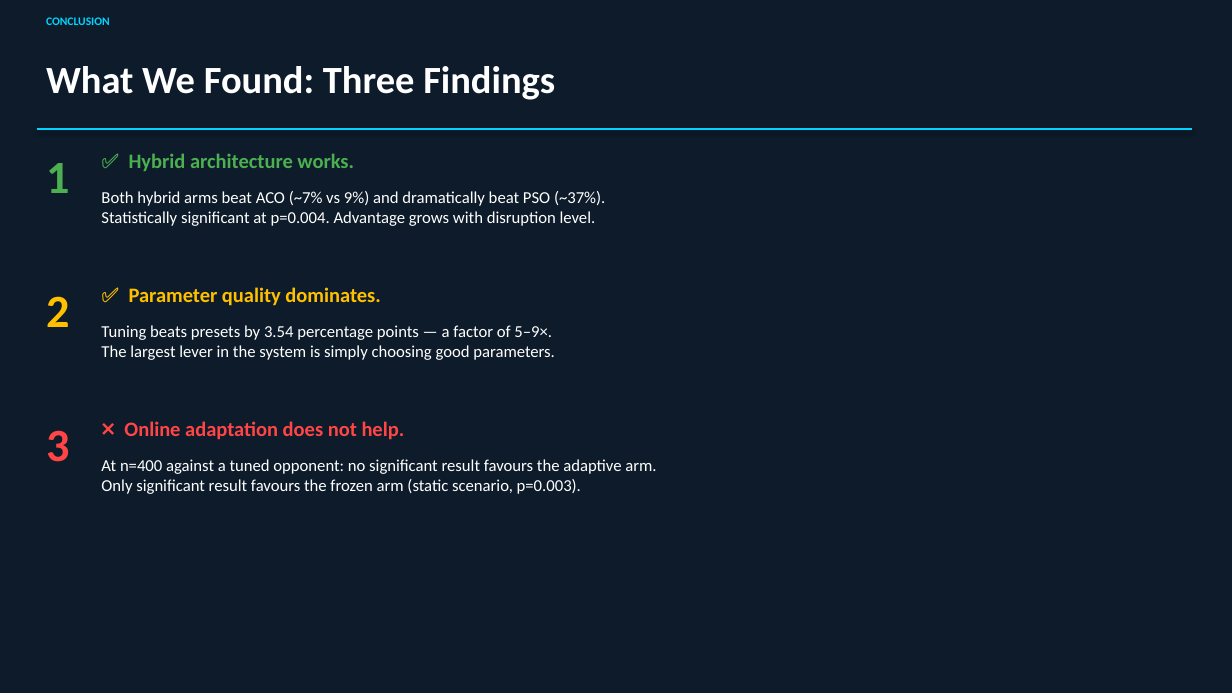
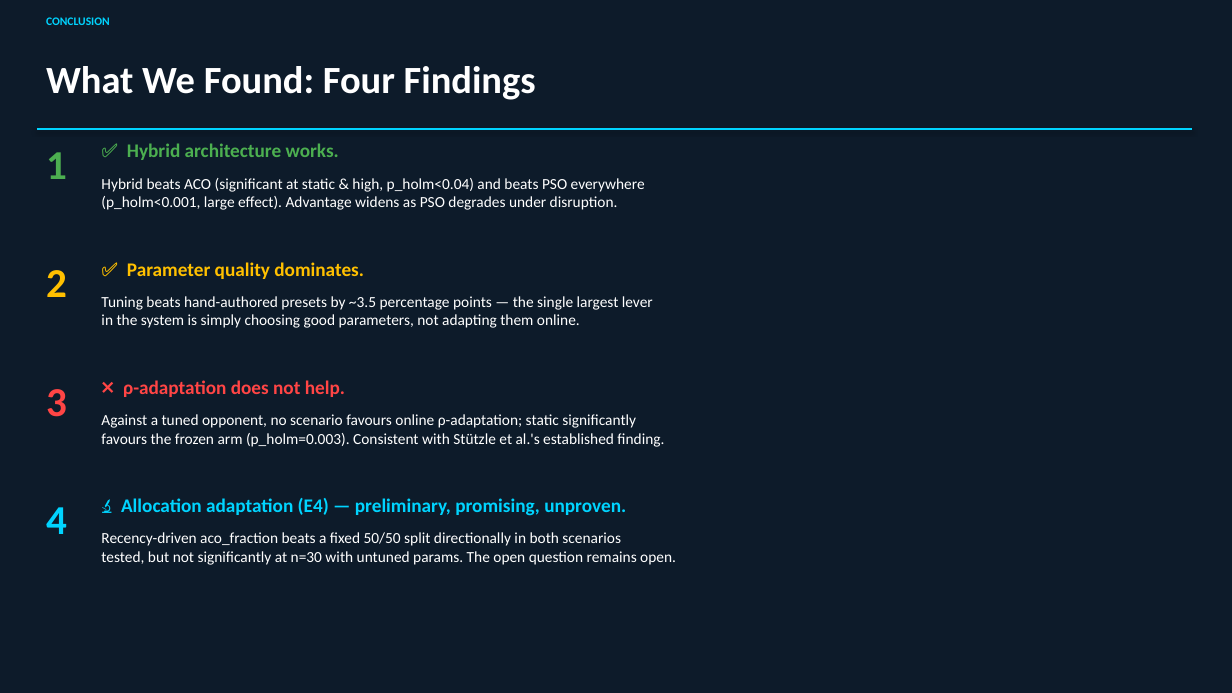
Before and after one commit to VaibhavBansal05/Dynaswarm, a slide deck: slide 31 of dynaswarm_presentation.pptx (slide 29 before the commit). Drawn at 1232x693 pixels with LibreOffice and Linux fonts; fonts in the diff are those of the drawing. Boxes give left, top, right and bottom in pixels: in the first picture for what was removed or moved away, otherwise in the second. Text is boxed around its words. In the diff, an @@ line names an element or a change of style, - is before the commit and + after.

```diff
--- a/dynaswarm_presentation.pptx
+++ b/dynaswarm_presentation.pptx
@@ text at box(46, 66, 536, 100): text changed @@
-What We Found: Three Findings
+What We Found: Four Findings
@@ text "1": place and size @@
-text "1" at box(46, 163, 69, 193)
+text "1" at box(46, 152, 67, 179)
@@ text "✅ Hybrid architecture works.": place and size @@
-text "✅ Hybrid architecture works." at box(129, 153, 354, 171)
+text "✅ Hybrid architecture works." at box(127, 143, 339, 160)
@@ text "✅ Hybrid architecture works." at box(127, 143, 339, 160): size 16 to 15 pt @@
@@ text at box(101, 178, 645, 210): text changed; size 13 to 12 pt @@
-Both hybrid arms beat ACO (~7% vs 9%) and dramatically beat PSO (~37%).
-Statistically significant at p=0.004. Advantage grows with disruption level.
+Hybrid beats ACO (significant at static & high, p_holm<0.04) and beats PSO everywhere
+(p_holm<0.001, large effect). Advantage widens as PSO degrades under disruption.
@@ text "2": place and size @@
-text "2" at box(46, 296, 69, 327)
+text "2" at box(46, 270, 67, 297)
@@ text "✅ Parameter quality dominates." at box(127, 262, 364, 279): size 16 to 15 pt @@
@@ text "✅ Parameter quality dominates.": place and size @@
-text "✅ Parameter quality dominates." at box(129, 287, 380, 306)
+text "✅ Parameter quality dominates." at box(127, 262, 364, 279)
@@ text at box(101, 296, 653, 328): text changed; size 13 to 12 pt @@
-Tuning beats presets by 3.54 percentage points — a factor of 5–9×.
-The largest lever in the system is simply choosing good parameters.
+Tuning beats hand-authored presets by ~3.5 percentage points — the single largest lever
+in the system is simply choosing good parameters, not adapting them online.
@@ size 36 to 32 pt in 3 elements at box(46, 152, 67, 179), box(46, 270, 67, 297), box(46, 389, 67, 417) @@
@@ text "3": place and size @@
-text "3" at box(46, 430, 69, 462)
+text "3" at box(46, 389, 67, 417)
@@ text at box(123, 380, 345, 397): text changed; size 16 to 15 pt @@
-❌ Online adaptation does not help.
+❌ ρ-adaptation does not help.
@@ text at box(101, 414, 664, 447): text changed; size 13 to 12 pt @@
-At n=400 against a tuned opponent: no significant result favours the adaptive arm.
-Only significant result favours the frozen arm (static scenario, p=0.003).
+Against a tuned opponent, no scenario favours online ρ-adaptation; static significantly
+favours the frozen arm (p_holm=0.003). Consistent with Stützle et al.'s established finding.
@@ text added at box(46, 507, 67, 534), 32 pt, text #00D4FF, bold @@
+4
@@ text added at box(121, 498, 626, 516), 15 pt, text #00D4FF, bold @@
+🔬 Allocation adaptation (E4) — preliminary, promising, unproven.
@@ text added at box(101, 532, 676, 565), 12 pt, text #FFFFFF @@
+Recency-driven aco_fraction beats a fixed 50/50 split directionally in both scenarios
+tested, but not significantly at n=30 with untuned params. The open question remains open.
```
Also in this commit, not shown: 14 other slides changed, 4 slides added, 2 slides removed, 6 other files.
